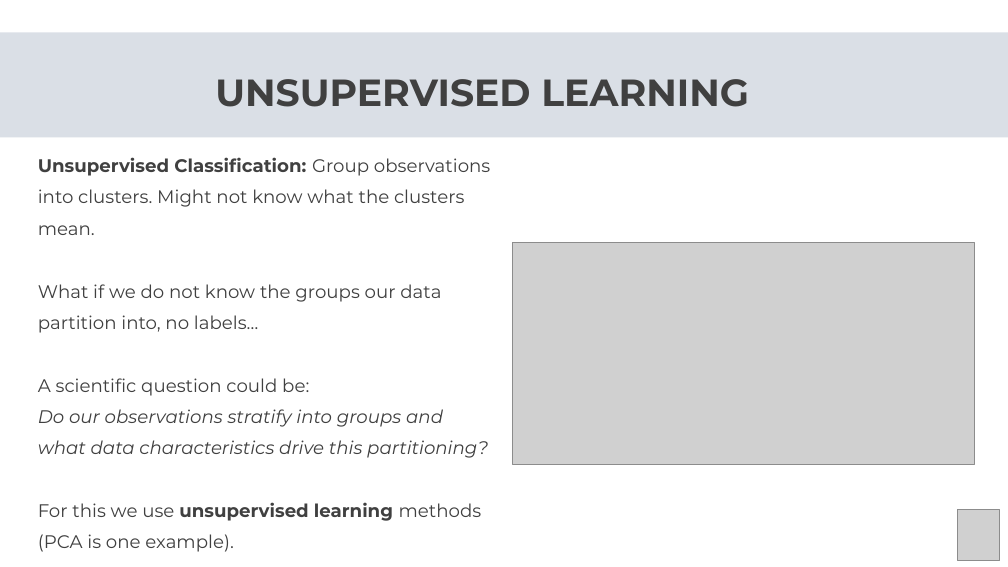
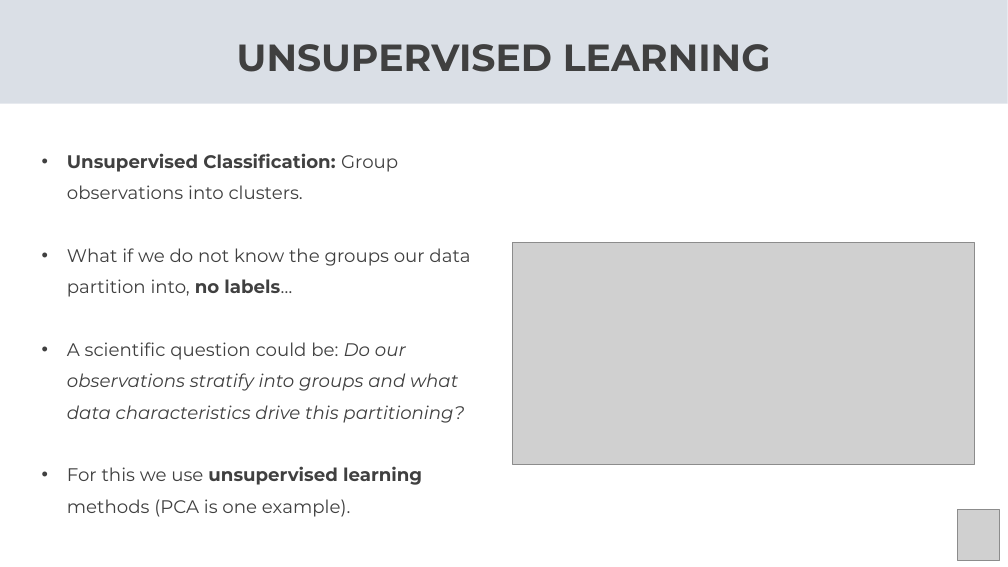
Before and after one commit to Center-for-Health-Data-Science/Foundations-of-Health-Data-Science, a slide deck: slide 12 of Slides/FHDS_Data_Analysis_Part3.pptx (slide 13 before the commit). Drawn at 1008x567 pixels with LibreOffice and Linux fonts; fonts in the diff are those of the drawing; grey boxes stand for pictures. Boxes give left, top, right and bottom in pixels: in the first picture for what was removed or moved away, otherwise in the second. Text is boxed around its words. In the diff, an @@ line names an element or a change of style, - is before the commit and + after.

```diff
--- a/Slides/FHDS_Data_Analysis_Part3.pptx
+++ b/Slides/FHDS_Data_Analysis_Part3.pptx
@@ freeform shape moved from (x1=0, y1=32, x2=1008, y2=137) to (x1=0, y1=0, x2=1007, y2=103) @@
@@ text "UNSUPERVISED LEARNING" moved from (x1=215, y1=79, x2=749, y2=107) to (x1=237, y1=44, x2=771, y2=72) @@
@@ text at (x1=67, y1=153, x2=398, y2=199): text changed @@
-Unsupervised Classification: Group observations into clusters. Might not know what the clusters mean.
+• Unsupervised Classification: Group observations into clusters.
@@ text at (x1=67, y1=248, x2=470, y2=517): bold on in "no labels…"; bullet none to • @@
@@ text at (x1=67, y1=342, x2=464, y2=423): text changed @@
-A scientific question could be:
-Do our observations stratify into groups and what data characteristics drive this partitioning?
+• A scientific question could be: Do our observations stratify into groups and what data characteristics drive this partitioning?
```
Also in this commit, not shown: 10 other slides changed, 1 slide removed, 7 other files.
